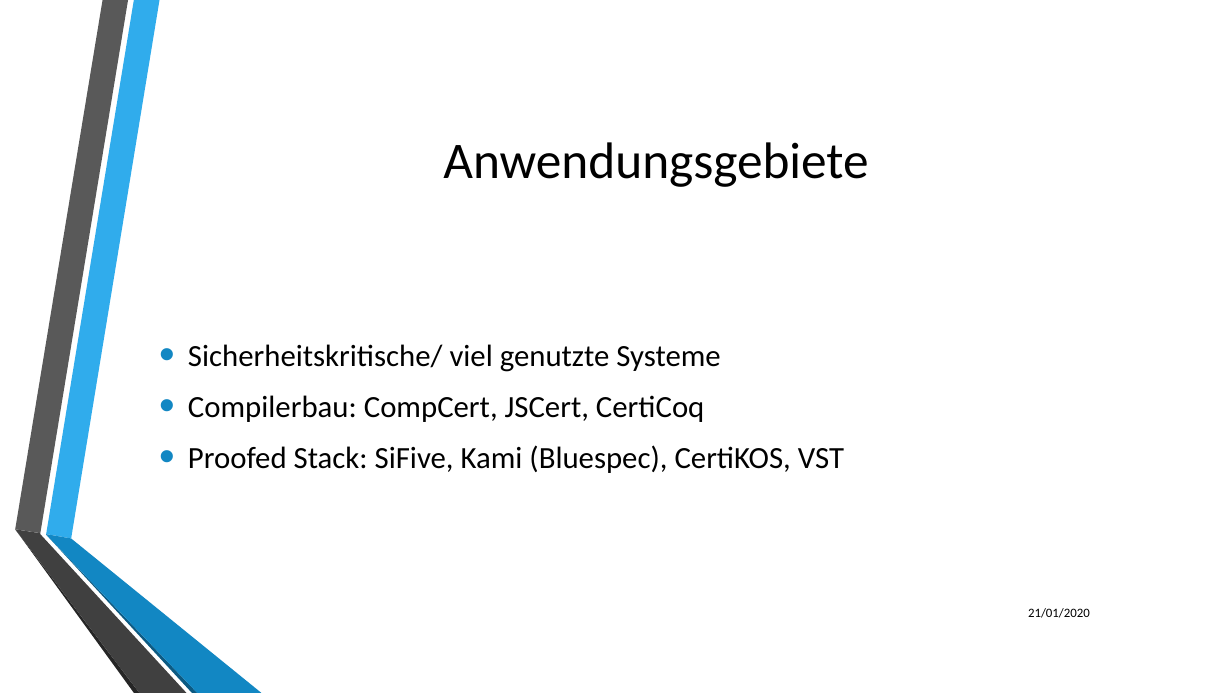
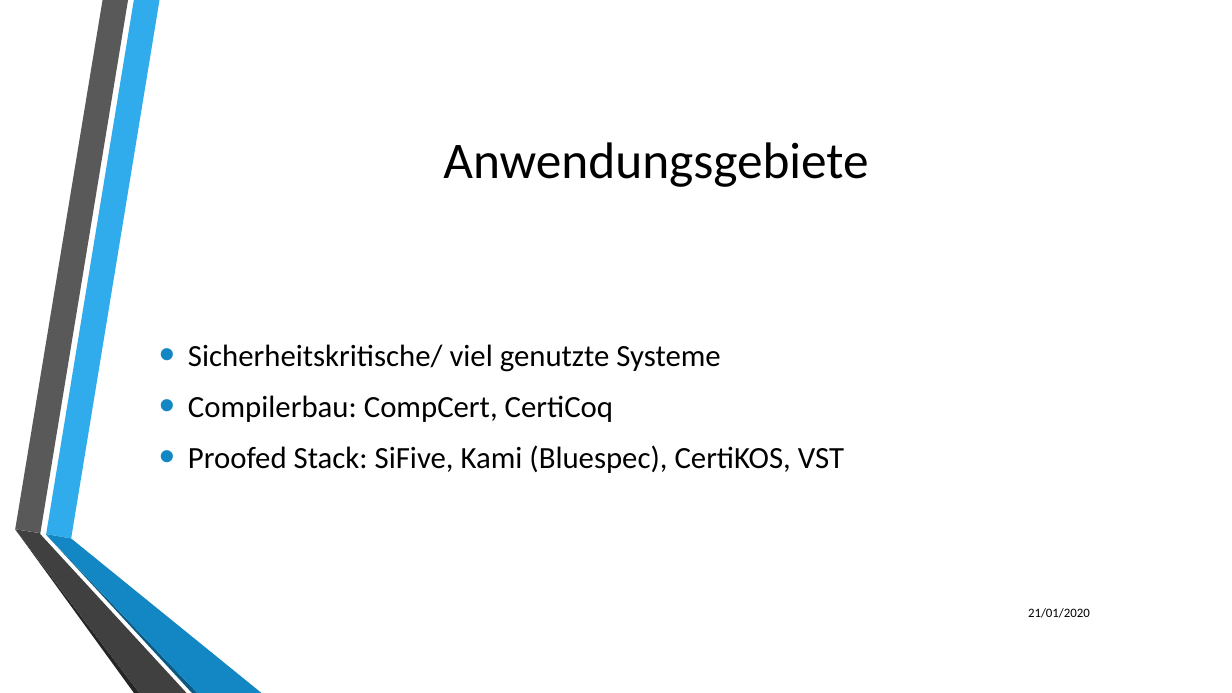
Before and after one commit to LukasKiederle/seminar-coq, a slide deck: slide 25 of final-presentation.odp. Drawn at 1232x693 pixels with LibreOffice and Linux fonts; fonts in the diff are those of the drawing; background and template pictures are left out. Boxes give left, top, right and bottom in pixels: in the first picture for what was removed or moved away, otherwise in the second. Text is boxed around its words. In the diff, an @@ line names an element or a change of style, - is before the commit and + after.

Commit message:
updated presentation

```diff
--- a/final-presentation.odp
+++ b/final-presentation.odp
@@ text at (x1=188, y1=395, x2=613, y2=422): text changed @@
-• Compilerbau: CompCert, JSCert, CertiCoq
+• Compilerbau: CompCert, CertiCoq
```
Also in this commit, not shown: 1 other slide changed.
